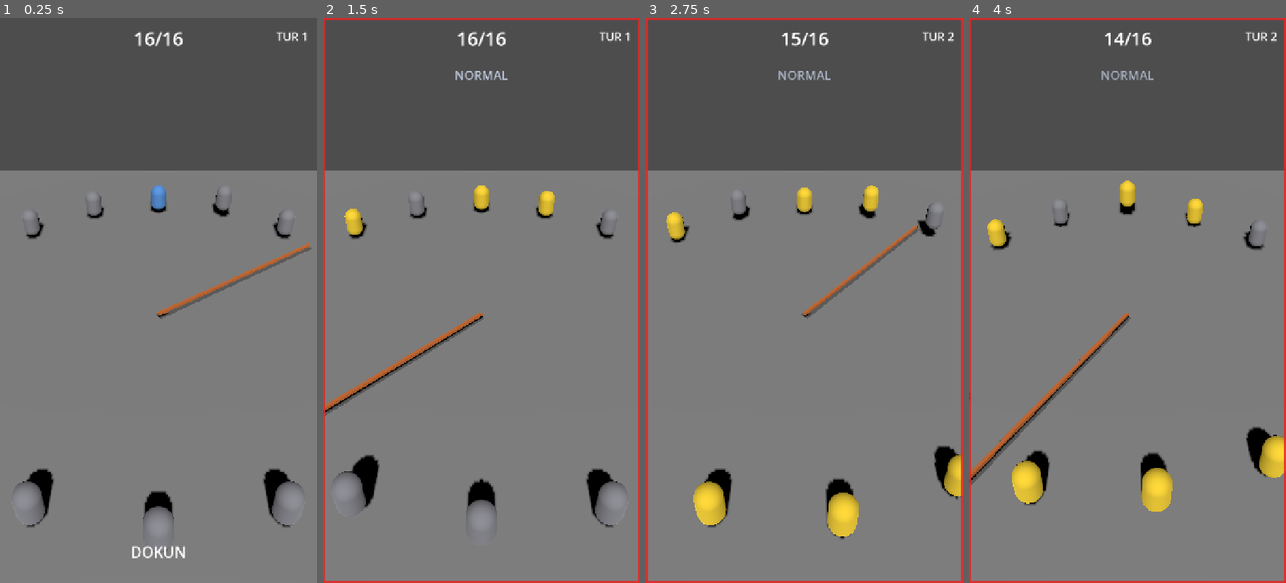
Above: before the commit, frames 1-4 (left to right).
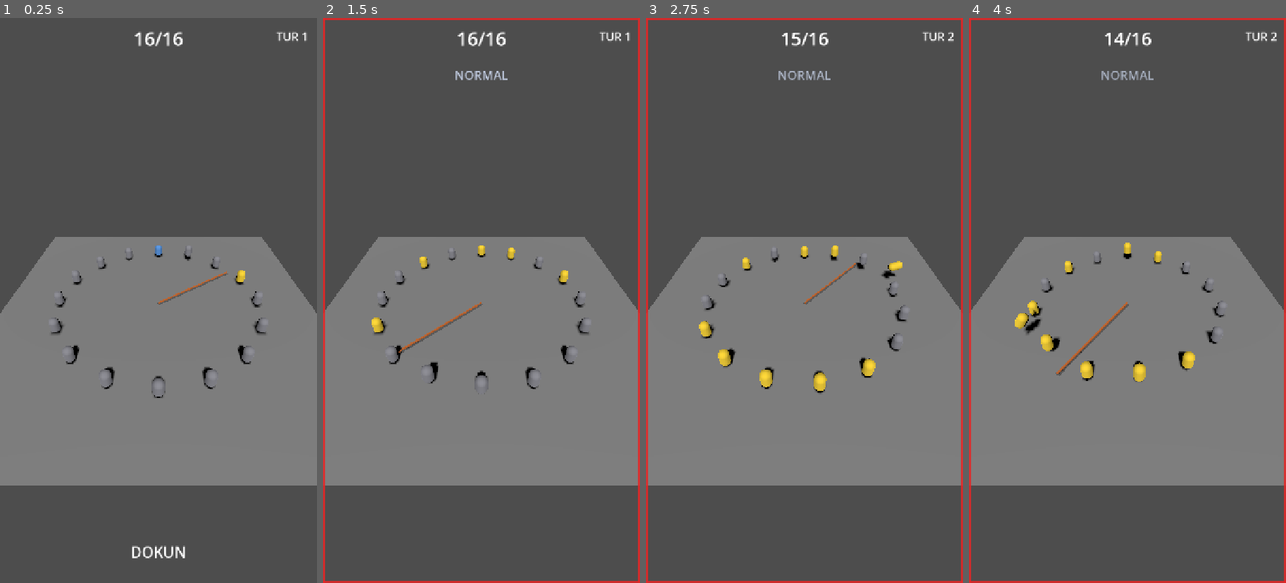
Above: after the commit, the same moments.

Repository: SametCanMavzer/loop-out
Game: Godot game, scene res://scenes/main.tscn
The game is run twice, just before and just after one commit, with the same random seed, the same clock (stepped at 60 frames per second) and the same inputs.
Inputs:
- Up to frame 1 (0.25 s): no input
- Up to frame 2 (1.5 s): tap Enter at 0.5 s; tap S (duck) at 0.6 s; tap Space (jump) at 0.77 s; tap E at 1.35 s
- Up to frame 3 (2.75 s): tap Space (jump) at 1.52 s; tap R at 2.1 s
- Up to frame 4 (4 s): tap S (duck) at 2.85 s; tap Space (jump) at 3.02, 3.77 s; tap E at 3.6 s

The runs differ from the first frame. In frame 1, 32% of the frame differs, in the area x 0-100%, y 27-100%; in frame 2, 33%; in frame 3, 33%; in frame 4, 35%.

Commit message:
feat: F8d orientation-aware camera rig (portrait/landscape presets)
- scripts/core/camera_rig.gd: viewport size_changed -> portrait/landscape preset tween
  (7.2, no second layout scene); keep_aspect = KEEP_WIDTH so the ring fits the frame
  on narrow portrait screens (fixes earlier rope-does-not-fit framing)
- arena.tscn camera pulled back to match preset
- STATE: F8-KAPI editor check queued (includes F7 behavior review)

Co-Authored-By: Claude Opus 4.8 <noreply@anthropic.com>

Diff:
--- a/scenes/arena/arena.tscn
+++ b/scenes/arena/arena.tscn
@@ -1,10 +1,11 @@
-[gd_scene load_steps=5 format=3 uid="uid://bipatlaarena01"]
+[gd_scene load_steps=6 format=3 uid="uid://bipatlaarena01"]
 
 ; Arena — görsel iskelet (ArenaView) + mantık (ArenaController). Jumper temsilleri koddan.
 
 [ext_resource type="Script" path="res://scripts/core/arena_view.gd" id="1"]
 [ext_resource type="Script" path="res://scripts/core/arena_controller.gd" id="2"]
 [ext_resource type="PackedScene" uid="uid://bipatlarope01" path="res://scenes/arena/rope_spinner.tscn" id="3"]
+[ext_resource type="Script" path="res://scripts/core/camera_rig.gd" id="4"]
 
 [sub_resource type="PlaneMesh" id="Ground"]
 size = Vector2(28, 28)
@@ -21,10 +22,11 @@
 mesh = SubResource("Ground")
 
 [node name="CameraRig" type="Node3D" parent="."]
+script = ExtResource("4")
 
 [node name="Camera3D" type="Camera3D" parent="CameraRig"]
-transform = Transform3D(1, 0, 0, 0, 0.777146, 0.629318, 0, -0.629318, 0.777146, 0, 13, 15)
-fov = 60.0
+transform = Transform3D(1, 0, 0, 0, 0.777146, 0.629318, 0, -0.629318, 0.777146, 0, 15, 18)
+fov = 64.0
 
 [node name="DirectionalLight3D" type="DirectionalLight3D" parent="."]
 transform = Transform3D(1, 0, 0, 0, 0.707107, 0.707107, 0, -0.707107, 0.707107, 0, 12, 0)
--- /dev/null
+++ b/scripts/core/camera_rig.gd
@@ -0,0 +1,55 @@
+class_name CameraRig extends Node3D
+## Kamera + oryantasyon (TDD §7.2). İki preset (portrait/landscape) arasında tween;
+## iki ayrı layout sahnesi YOK. Viewport oranı değişince otomatik uygulanır.
+##
+## keep_aspect = KEEP_WIDTH: fov YATAY olarak yorumlanır → dar portrait ekranda da
+## çember (r_max) kadraja sığar (dikey FOV'da taşıyordu).
+
+const PORTRAIT := {"pos": Vector3(0.0, 15.0, 18.0), "pitch": -39.0, "fov": 64.0}
+const LANDSCAPE := {"pos": Vector3(0.0, 12.0, 15.0), "pitch": -37.0, "fov": 52.0}
+const TWEEN_S := 0.35
+
+@onready var _cam: Camera3D = $Camera3D
+
+var _is_portrait := true
+var _tween: Tween
+
+
+func _ready() -> void:
+	_cam.keep_aspect = Camera3D.KEEP_WIDTH
+	get_viewport().size_changed.connect(_on_viewport_resized)
+	_apply(_detect_portrait(), true)
+
+
+func _detect_portrait() -> bool:
+	var vp := get_viewport().get_visible_rect().size
+	return vp.y >= vp.x
+
+
+func _on_viewport_resized() -> void:
+	var p := _detect_portrait()
+	if p != _is_portrait:
+		_apply(p, false)
+
+
+func _apply(portrait: bool, instant: bool) -> void:
+	_is_portrait = portrait
+	var preset: Dictionary = PORTRAIT if portrait else LANDSCAPE
+	var pos: Vector3 = preset["pos"]
+	var pitch: float = deg_to_rad(float(preset["pitch"]))
+	var fov: float = float(preset["fov"])
+	if _tween != null and _tween.is_valid():
+		_tween.kill()
+	if instant:
+		_cam.position = pos
+		_cam.rotation.x = pitch
+		_cam.fov = fov
+		return
+	_tween = create_tween().set_parallel(true)   # kozmetik geçiş; gameplay'i etkilemez
+	_tween.tween_property(_cam, "position", pos, TWEEN_S).set_trans(Tween.TRANS_SINE)
+	_tween.tween_property(_cam, "rotation:x", pitch, TWEEN_S).set_trans(Tween.TRANS_SINE)
+	_tween.tween_property(_cam, "fov", fov, TWEEN_S).set_trans(Tween.TRANS_SINE)
+
+
+func is_portrait() -> bool:
+	return _is_portrait
Not shown, added: scripts/core/camera_rig.gd.uid
Not shown, changed: STATE.md
